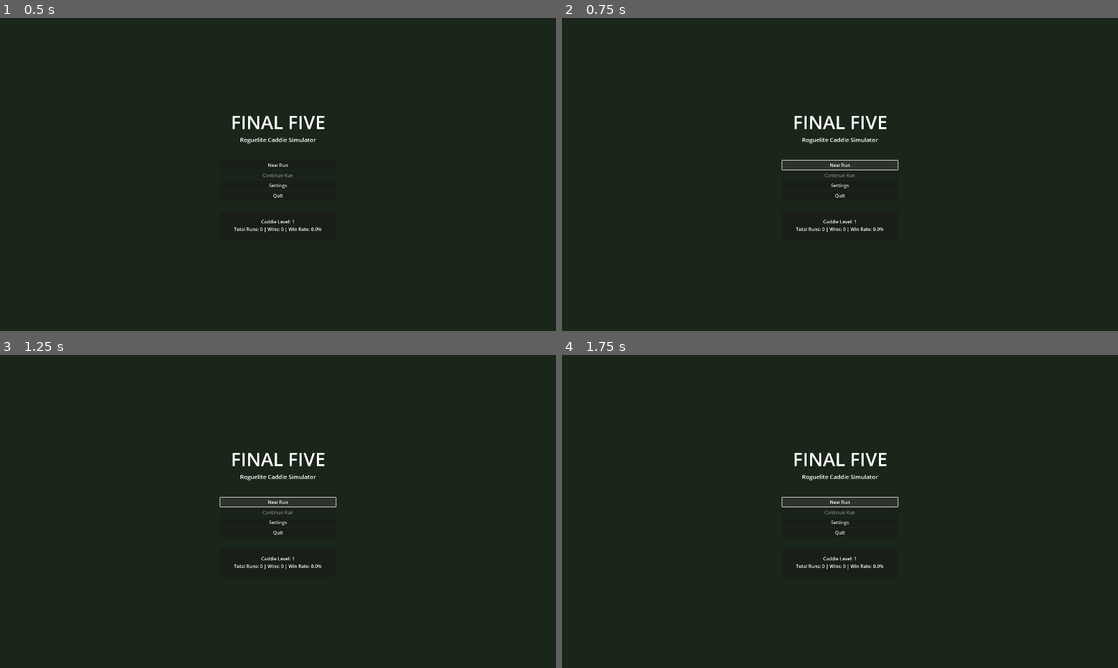
Above: before the commit, frames 1-4 (two rows, left to right).
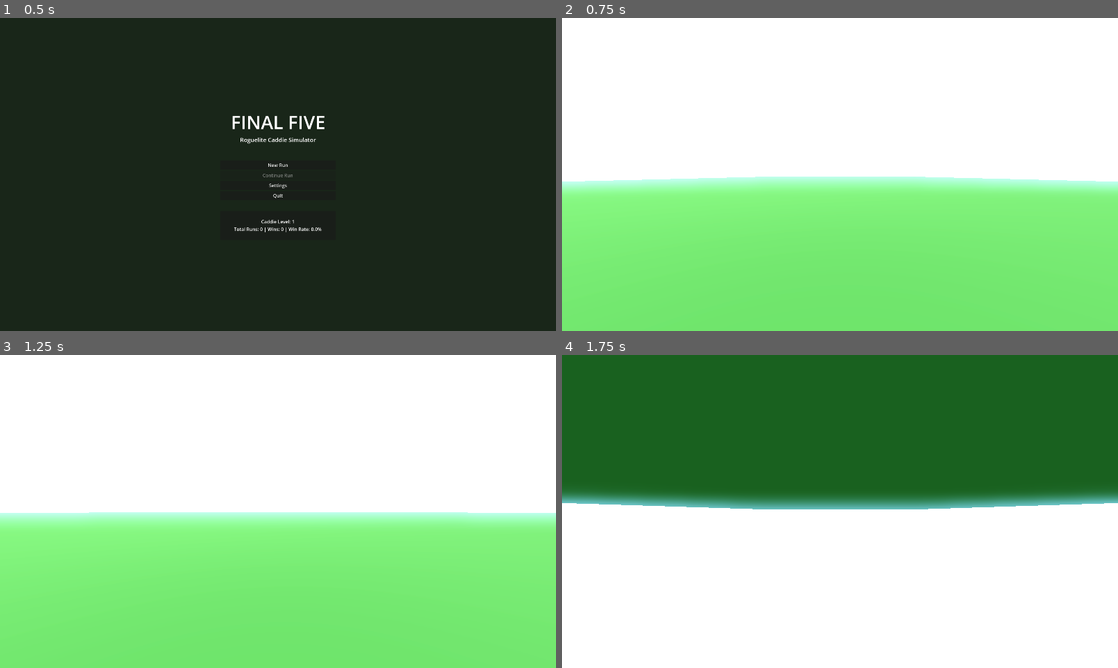
Above: after the commit, the same moments.

Repository: maybeiambatman/looper
Game: Godot game, scene res://scenes/main/main_menu.tscn
The game is run twice, just before and just after one commit, with the same random seed, the same clock (stepped at 60 frames per second) and the same inputs.
Inputs (mouse positions are in pixels of both pictures, inside the frame that each line leads up to):
- Up to frame 1 (0.5 s): no input
- Up to frame 2 (0.75 s): click "New Run" at 0.5 s
- Up to frame 3 (1.25 s): no input
- Up to frame 4 (1.75 s): click (840, 502) at 1.25 s, where only the run before the commit has a clickable "New Run"

Frame 1 is identical in both runs. In frame 2, 100% of the frame differs, in the area x 0-100%, y 0-100%; in frame 3, 100%; in frame 4, 100%.

Commit message:
fix: Rebuild game.tscn with inline nodes instead of fake UIDs
The original game.tscn had hardcoded UIDs for external scenes that
didn't exist. Rebuilt with inline node definitions.

Diff:
--- a/scenes/main/game.tscn
+++ b/scenes/main/game.tscn
@@ -1,15 +1,30 @@
-[gd_scene load_steps=5 format=3 uid="uid://c8qkr2vyl7xpd"]
+[gd_scene load_steps=5 format=3]
 
 [ext_resource type="Script" path="res://scripts/ui/game_scene.gd" id="1_game"]
-[ext_resource type="PackedScene" uid="uid://dv2h3xqw8kgn4" path="res://scenes/player/caddie.tscn" id="2_caddie"]
-[ext_resource type="PackedScene" uid="uid://bu7k3nxqw8abc" path="res://scenes/ui/hud.tscn" id="3_hud"]
-[ext_resource type="PackedScene" uid="uid://cy7k3nxqw8def" path="res://scenes/ui/leaderboard.tscn" id="4_leaderboard"]
+[ext_resource type="Script" path="res://scripts/player/caddie_controller.gd" id="2_caddie"]
+
+[sub_resource type="Environment" id="Environment_1"]
+background_mode = 1
+background_color = Color(0.4, 0.6, 0.9, 1)
+ambient_light_source = 2
+ambient_light_color = Color(0.8, 0.85, 0.9, 1)
+ambient_light_energy = 0.5
+tonemap_mode = 2
+glow_enabled = true
+glow_intensity = 0.3
+
+[sub_resource type="StandardMaterial3D" id="StandardMaterial3D_1"]
+albedo_color = Color(0.2, 0.5, 0.2, 1)
+
+[sub_resource type="CapsuleShape3D" id="CapsuleShape3D_1"]
+radius = 0.3
+height = 1.8
 
 [node name="Game" type="Node3D"]
 script = ExtResource("1_game")
 
 [node name="WorldEnvironment" type="WorldEnvironment" parent="."]
-environment = SubResource("Environment_abc123")
+environment = SubResource("Environment_1")
 
 [node name="DirectionalLight3D" type="DirectionalLight3D" parent="."]
 transform = Transform3D(0.866, -0.433, 0.25, 0, 0.5, 0.866, -0.5, -0.75, 0.433, 10, 20, 10)
@@ -22,35 +37,25 @@
 [node name="TestGround" type="CSGBox3D" parent="CourseContainer"]
 transform = Transform3D(1, 0, 0, 0, 1, 0, 0, 0, 1, 0, -0.5, 0)
 size = Vector3(200, 1, 500)
-material = SubResource("StandardMaterial3D_ground")
+material = SubResource("StandardMaterial3D_1")
 
-[node name="Caddie" parent="." instance=ExtResource("2_caddie")]
+[node name="Caddie" type="CharacterBody3D" parent="."]
 transform = Transform3D(1, 0, 0, 0, 1, 0, 0, 0, 1, 0, 1, 0)
+collision_layer = 2
+script = ExtResource("2_caddie")
+
+[node name="CollisionShape3D" type="CollisionShape3D" parent="Caddie"]
+shape = SubResource("CapsuleShape3D_1")
+
+[node name="CameraPivot" type="Node3D" parent="Caddie"]
+transform = Transform3D(1, 0, 0, 0, 1, 0, 0, 0, 1, 0, 1.6, 0)
+
+[node name="Camera3D" type="Camera3D" parent="Caddie/CameraPivot"]
+current = true
+fov = 75.0
+
+[node name="InteractionRay" type="RayCast3D" parent="Caddie/CameraPivot/Camera3D"]
+target_position = Vector3(0, 0, -500)
+collision_mask = 29
 
 [node name="UILayer" type="CanvasLayer" parent="."]
-
-[node name="HUD" parent="UILayer" instance=ExtResource("3_hud")]
-
-[node name="Leaderboard" parent="UILayer" instance=ExtResource("4_leaderboard")]
-anchors_preset = 1
-anchor_left = 1.0
-anchor_right = 1.0
-offset_left = -250.0
-offset_right = -10.0
-offset_top = 10.0
-offset_bottom = 200.0
-grow_horizontal = 0
-
-[sub_resource type="Environment" id="Environment_abc123"]
-background_mode = 1
-background_color = Color(0.4, 0.6, 0.9, 1)
-ambient_light_source = 2
-ambient_light_color = Color(0.8, 0.85, 0.9, 1)
-ambient_light_energy = 0.5
-tonemap_mode = 2
-ssao_enabled = true
-glow_enabled = true
-glow_intensity = 0.3
-
-[sub_resource type="StandardMaterial3D" id="StandardMaterial3D_ground"]
-albedo_color = Color(0.2, 0.5, 0.2, 1)
